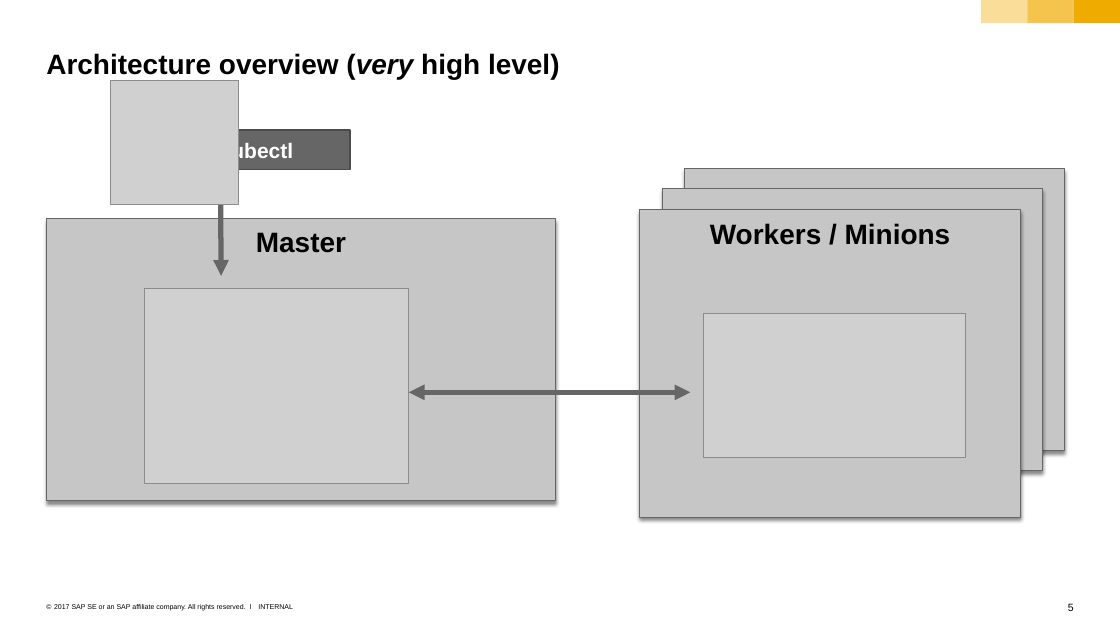
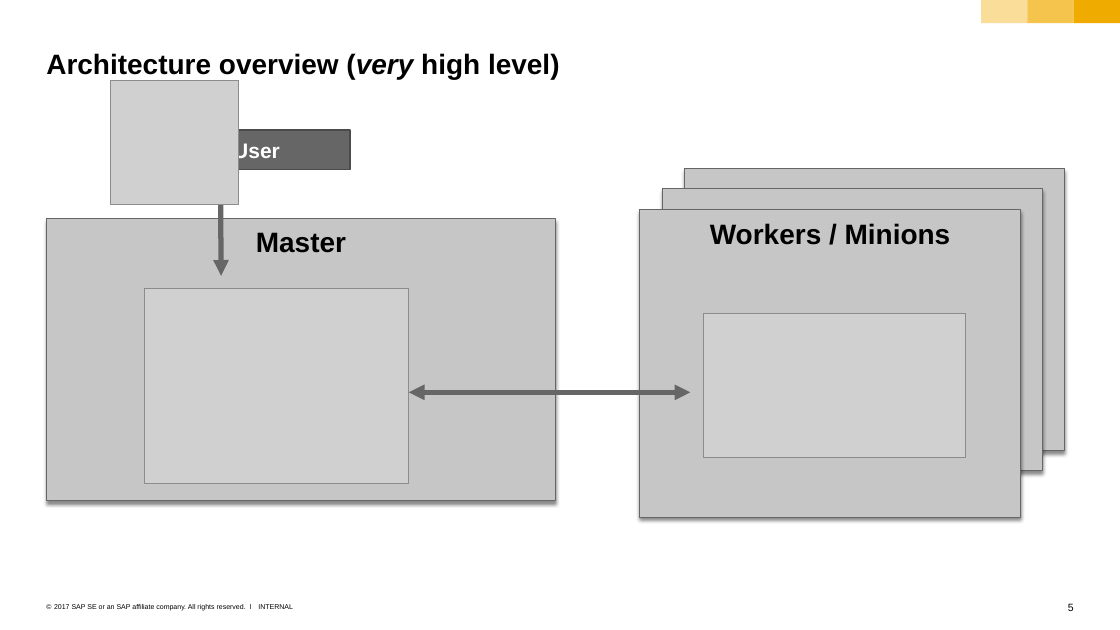
Before and after one commit to cuijiyao01/docker-k8s-training, a slide deck: slide 5 of kubernetes/01_k8s_core_components.pptx. Drawn at 1120x630 pixels with LibreOffice and Linux fonts; fonts in the diff are those of the drawing; grey boxes stand for pictures. Boxes give left, top, right and bottom in pixels: in the first picture for what was removed or moved away, otherwise in the second. Text is boxed around its words. In the diff, an @@ line names an element or a change of style, - is before the commit and + after.

```diff
--- a/kubernetes/01_k8s_core_components.pptx
+++ b/kubernetes/01_k8s_core_components.pptx
@@ text in rectangle at box(233, 141, 280, 162): text changed @@
-kubectl
+User
```
Also in this commit, not shown: 4 other slides changed.
